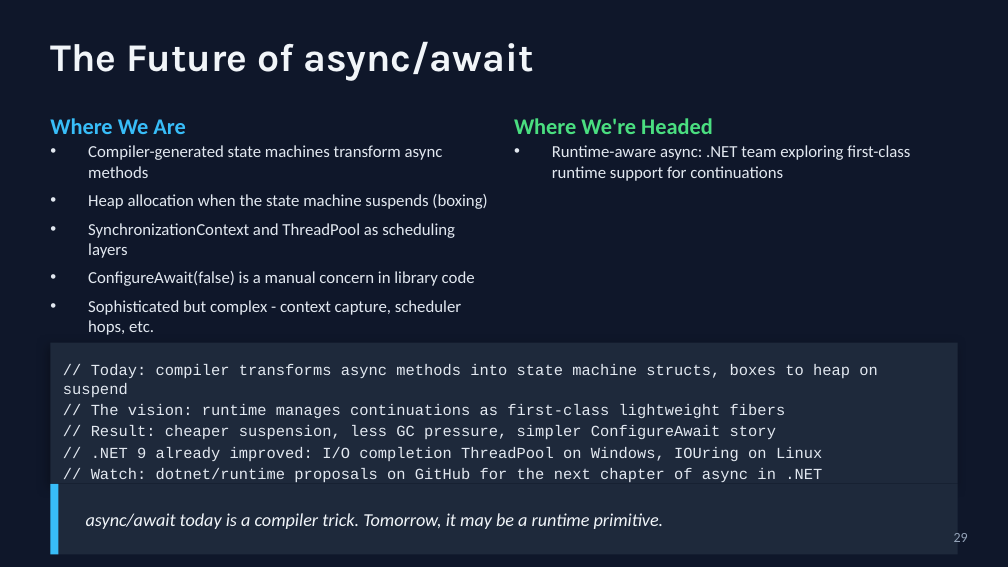
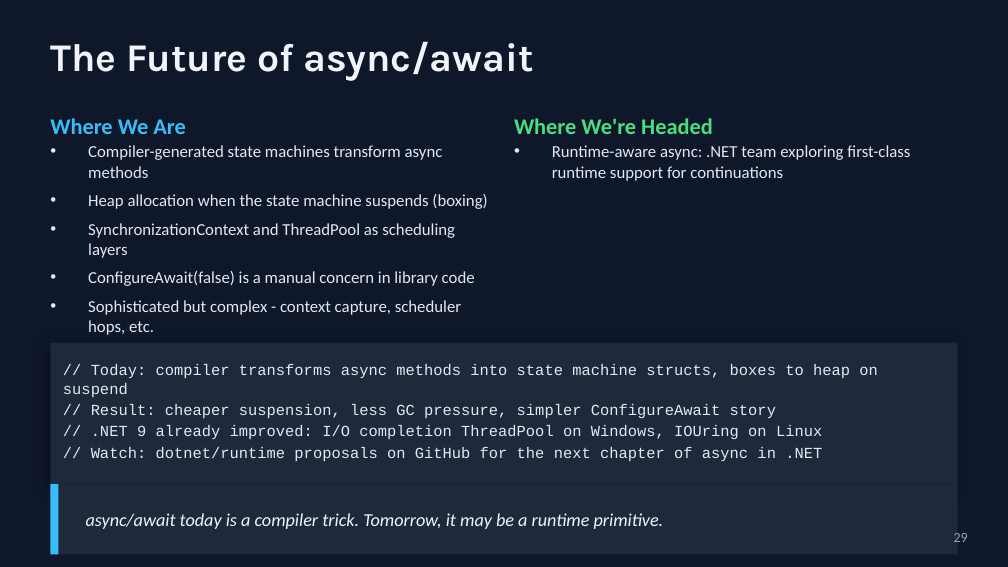
Before and after one commit to RaresNegrut/AsyncAwaitPresentation, a slide deck: slide 29 of presentation-r4.pptx. Drawn at 1008x567 pixels with LibreOffice and Linux fonts; fonts in the diff are those of the drawing. Boxes give left, top, right and bottom in pixels: in the first picture for what was removed or moved away, otherwise in the second. Text is boxed around its words. In the diff, an @@ line names an element or a change of style, - is before the commit and + after.

Commit message:
revised again

```diff
--- a/presentation-r4.pptx
+++ b/presentation-r4.pptx
@@ text at box(91, 404, 786, 418): paragraph removed @@
-// The vision: runtime manages continuations as first-class lightweight fibers
```
